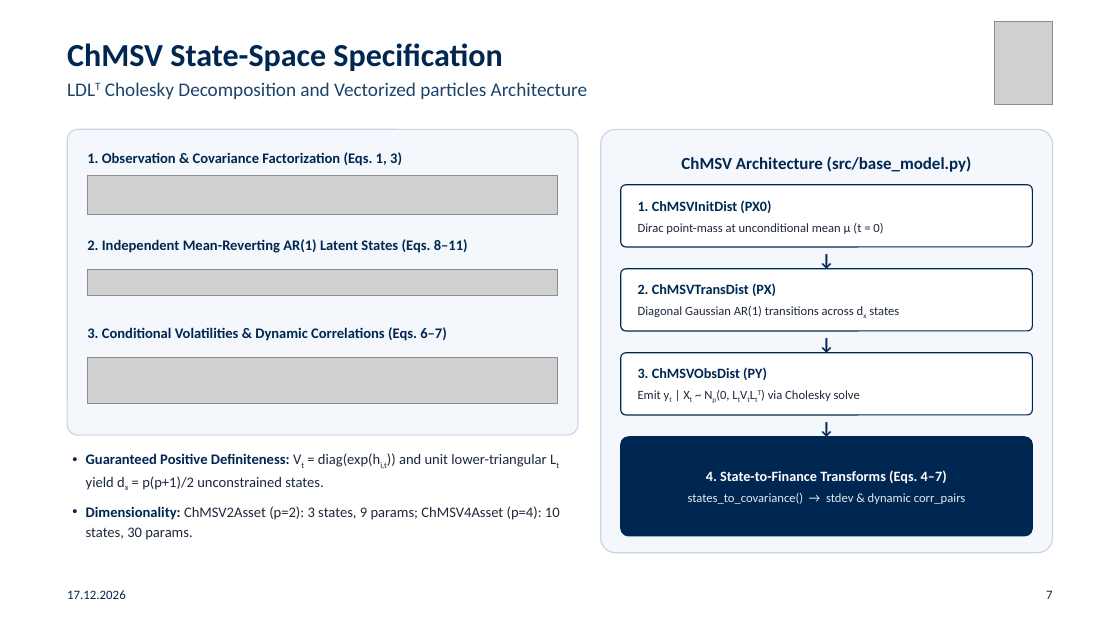
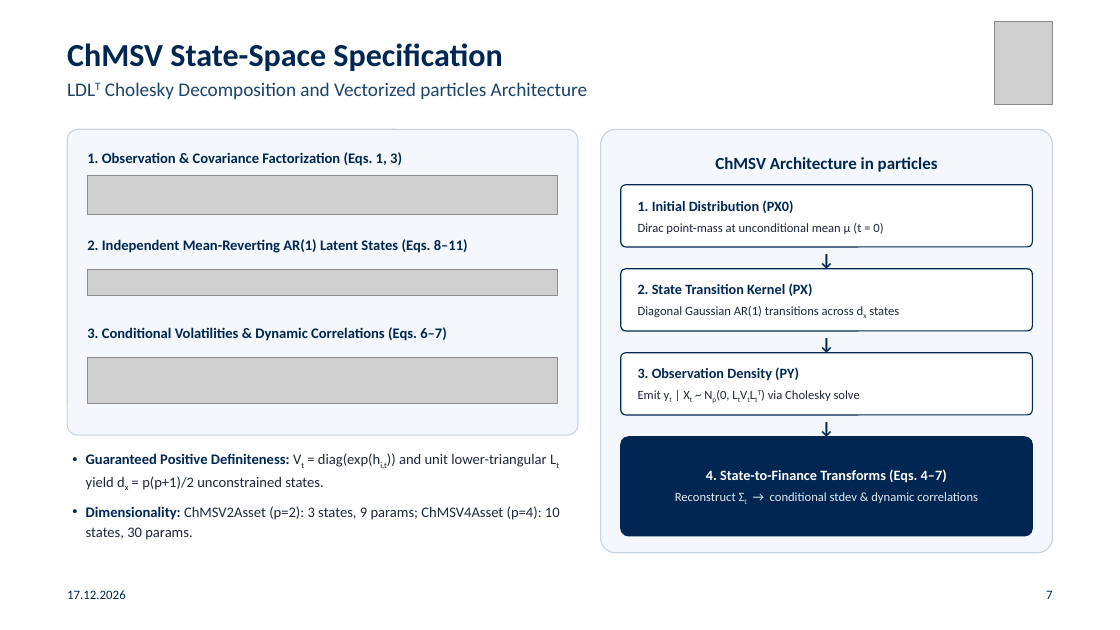
Before and after one commit to gabegagster/smc-stochastic-volatility, a slide deck: slide 7 of presentation/smc_chmsv_ensae_presentation.pptx. Drawn at 1120x630 pixels with LibreOffice and Linux fonts; fonts in the diff are those of the drawing; grey boxes stand for pictures. Boxes give left, top, right and bottom in pixels: in the first picture for what was removed or moved away, otherwise in the second. Text is boxed around its words. In the diff, an @@ line names an element or a change of style, - is before the commit and + after.

```diff
--- a/presentation/smc_chmsv_ensae_presentation.pptx
+++ b/presentation/smc_chmsv_ensae_presentation.pptx
@@ text at box(715, 157, 938, 172): text changed @@
-ChMSV Architecture (src/base_model.py)
+ChMSV Architecture in particles
@@ text at box(638, 200, 793, 213): text changed @@
-1. ChMSVInitDist (PX0)
+1. Initial Distribution (PX0)
@@ text at box(638, 283, 813, 296): text changed @@
-2. ChMSVTransDist (PX)
+2. State Transition Kernel (PX)
@@ text at box(638, 367, 799, 381): text changed @@
-3. ChMSVObsDist (PY)
+3. Observation Density (PY)
@@ text at box(675, 492, 978, 503): text changed @@
-states_to_covariance() → stdev & dynamic corr_pairs
+Reconstruct Σt → conditional stdev & dynamic correlations
```
Also in this commit, not shown: 12 other slides changed, 11 other files.
